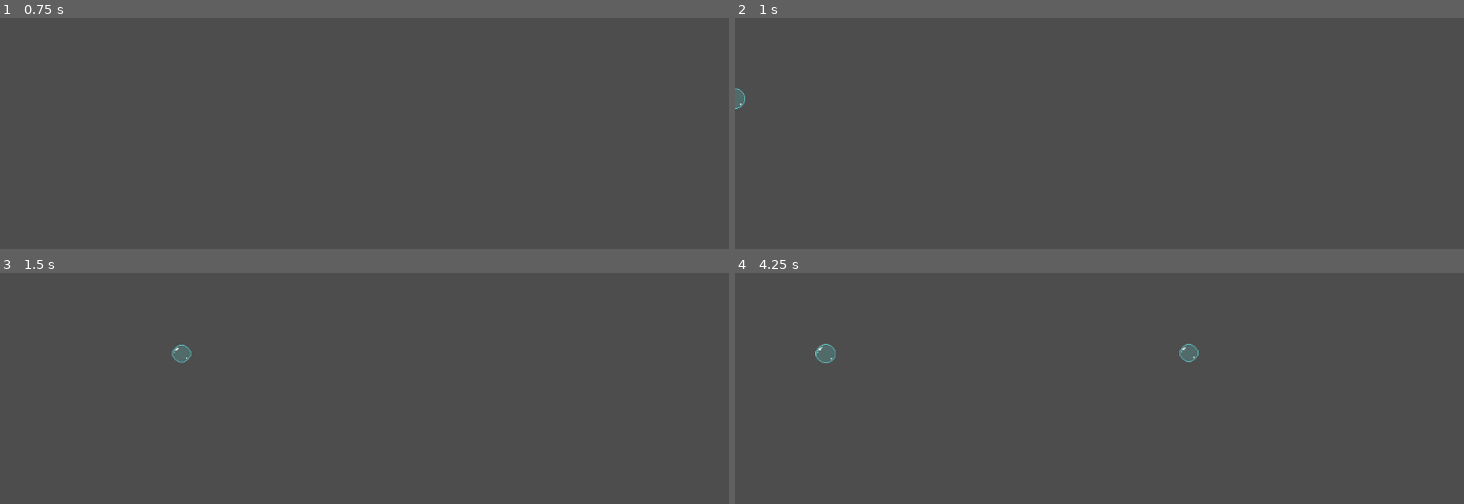
Above: before the commit, frames 1-4 (two rows, left to right).
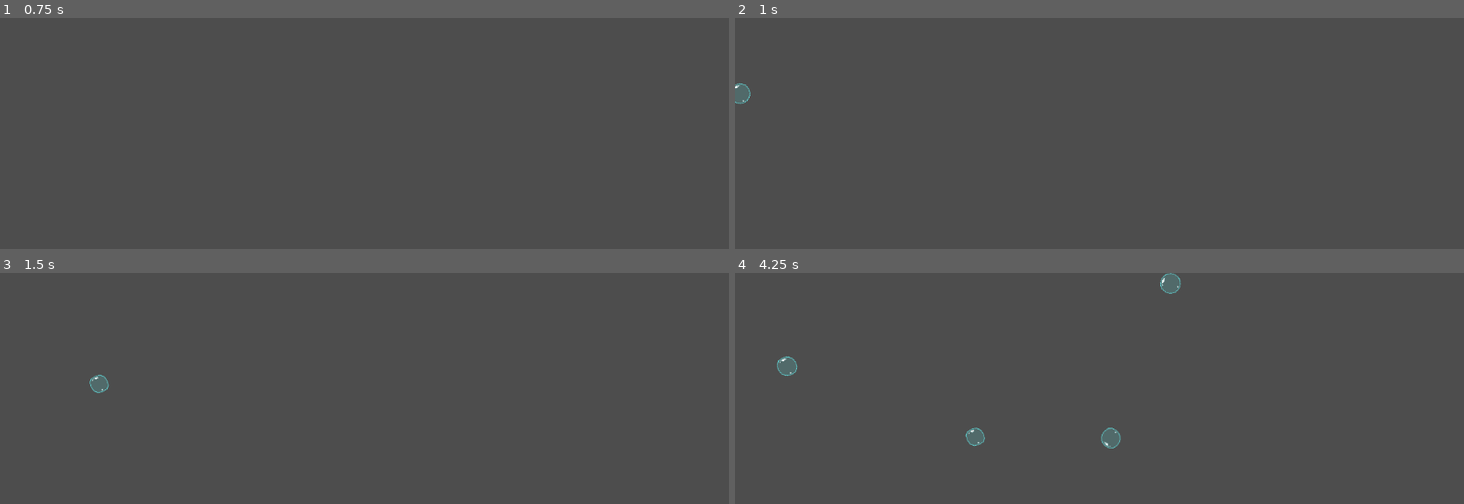
Above: after the commit, the same moments.

Repository: benxutech/bubble-tower-defense
Game: Godot game, scene res://Scenes/Maps/Map1.tscn
The game is run twice, just before and just after one commit, with the same random seed, the same clock (stepped at 60 frames per second) and the same inputs.
Inputs:
- Up to frame 1 (0.75 s): tap Enter at 0.5 s
- Up to frame 2 (1 s): no input
- Up to frame 3 (1.5 s): no input
- Up to frame 4 (4.25 s): no input

Frame 1 is identical in both runs. In frame 2, 0.1% of the frame differs, in the area x 0-3%, y 28-40%; in frame 3, 0.3%; in frame 4, 1.1%, in the area x 5-64%, y 0-76%.

Commit message:
feat: add health points

Diff:
--- a/Scenes/Bubbles/simple_bubble.gd
+++ b/Scenes/Bubbles/simple_bubble.gd
@@ -3,8 +3,9 @@
 class_name SimpleBubble
 
 var health = 1
-var speed = 0.5
+var speed = 0.2
 var is_destroyed := false
+var base_damage = 1
 
 # Called when the node enters the scene tree for the first time.
 func _ready() -> void:
@@ -15,7 +16,7 @@
 	if is_destroyed:
 		return
 	is_destroyed = true
-	print('destroying it')
+	GlobalSignal.damage_taken.emit(base_damage)
 	queue_free()
 
 
--- /dev/null
+++ b/Scenes/Main/global_signal.gd
@@ -0,0 +1,13 @@
+extends Node
+
+signal damage_taken
+
+
+# Called when the node enters the scene tree for the first time.
+func _ready() -> void:
+	pass # Replace with function body.
+
+
+# Called every frame. 'delta' is the elapsed time since the previous frame.
+func _process(delta: float) -> void:
+	pass
--- a/Scenes/Maps/Map1.tscn
+++ b/Scenes/Maps/Map1.tscn
@@ -5,14 +5,15 @@
 
 [sub_resource type="Curve2D" id="Curve2D_2ny3y"]
 _data = {
-"points": PackedVector2Array(0, 0, 0, 0, 0, 128, 3.42099, 0, -3.42099, 0, 570.476, 128, 10, 9, -10, -9, 1147, 116)
+"points": PackedVector2Array(0, 0, 0, 0, 0, 128, 3.42099, 0, -3.42099, 0, 592, 352, 0, 0, 0, 0, 576, 64, 0, 0, 0, 0, 936, -72, 10, 9, -10, -9, 1147, 116)
 }
-point_count = 3
+point_count = 5
 
 [node name="Map1" type="Node2D"]
 script = ExtResource("1_1qd1w")
 
 [node name="Path2D" type="Path2D" parent="."]
+position = Vector2(8, -8)
 curve = SubResource("Curve2D_2ny3y")
 script = ExtResource("2_v4stm")
 
--- a/Scenes/Maps/map_1.gd
+++ b/Scenes/Maps/map_1.gd
@@ -1,11 +1,28 @@
 extends Node2D
 
+var health = 3
+var is_game_over = false
 
 # Called when the node enters the scene tree for the first time.
 func _ready() -> void:
+	GlobalSignal.damage_taken.connect(on_damage_taken)
 	$Path2D/SpawnTimer.start()
 
 
 # Called every frame. 'delta' is the elapsed time since the previous frame.
 func _process(delta: float) -> void:
 	pass
+
+func on_damage_taken(damage_point: int) -> void:
+	if is_game_over:
+		return
+
+	health -= damage_point
+	## maybe we want to emit an event here?
+	print(health)
+	if health <= 0:
+		finish_map()
+		is_game_over = true
+
+func finish_map() -> void:
+	$Path2D/SpawnTimer.stop()
--- a/project.godot
+++ b/project.godot
@@ -15,6 +15,10 @@
 config/features=PackedStringArray("4.3", "GL Compatibility")
 config/icon="res://icon.svg"
 
+[autoload]
+
+GlobalSignal="*res://Scenes/Main/global_signal.gd"
+
 [rendering]
 
 renderer/rendering_method="gl_compatibility"
Not shown: 1 places in Scenes/Bubbles/SimpleBubble.tscn that only renumber resources
